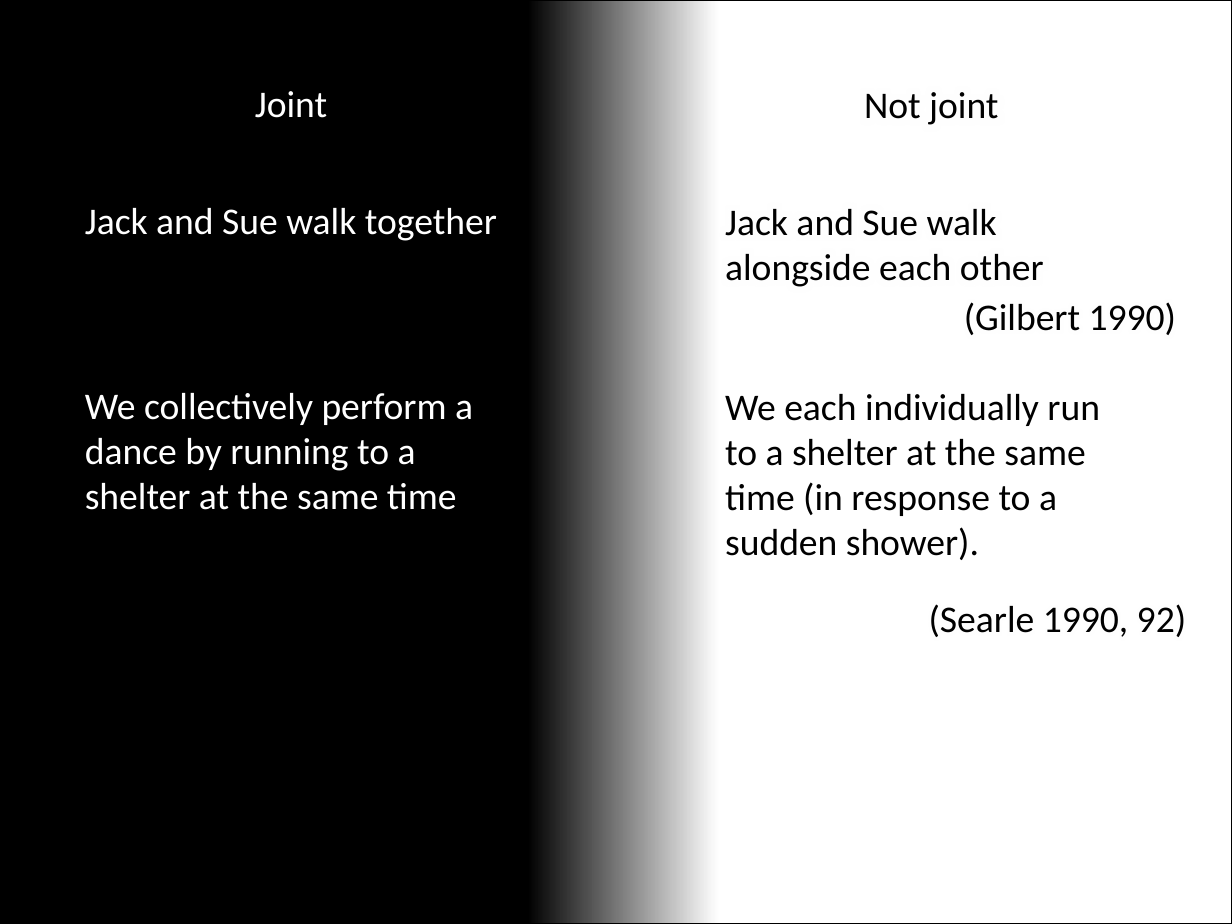
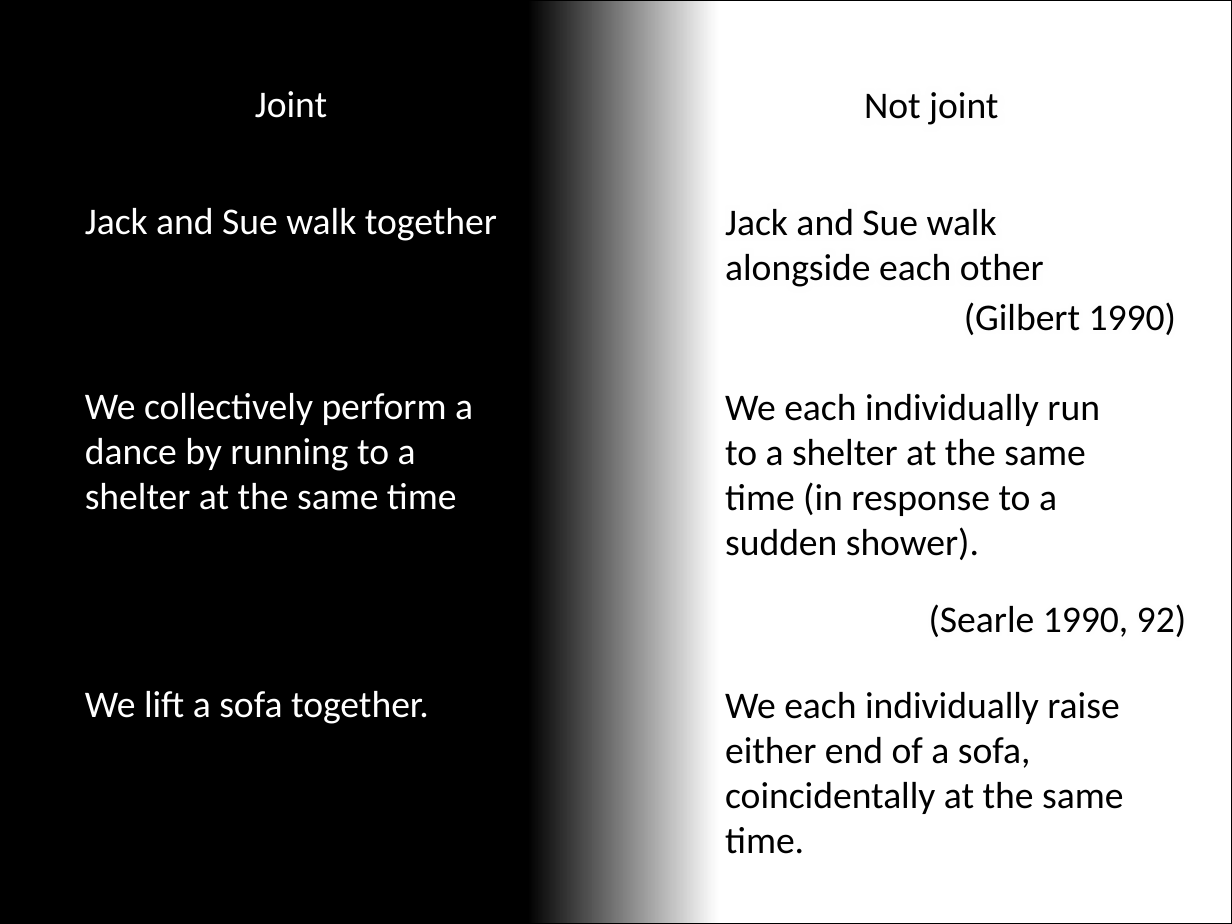
Before and after one commit to butterfill/writing, a slide deck: slide 55 of conf joint action --- sharing goals vs sharing intentions cambridge 2012 talk/intention and motor representation in joint action v2.pptx. Drawn at 1232x924 pixels with LibreOffice and Linux fonts; fonts in the diff are those of the drawing. Boxes give left, top, right and bottom in pixels: in the first picture for what was removed or moved away, otherwise in the second. Text is boxed around its words. In the diff, an @@ line names an element or a change of style, - is before the commit and + after.

```diff
--- a/conf joint action --- sharing goals vs sharing intentions cambridge 2012 talk/intention and motor representation in joint action v2.pptx
+++ b/conf joint action --- sharing goals vs sharing intentions cambridge 2012 talk/intention and motor representation in joint action v2.pptx
@@ text added at bbox=[85, 691, 429, 724], 22 pt, text #FFFFFF @@
+We lift a sofa together.
@@ text added at bbox=[725, 692, 1123, 854], 22 pt, text #000000 @@
+We each individually raise either end of a sofa, coincidentally at the same time.
```
Also in this commit, not shown: 1 other slide changed, 3 slides added, 1 slide removed, 2 other files.
